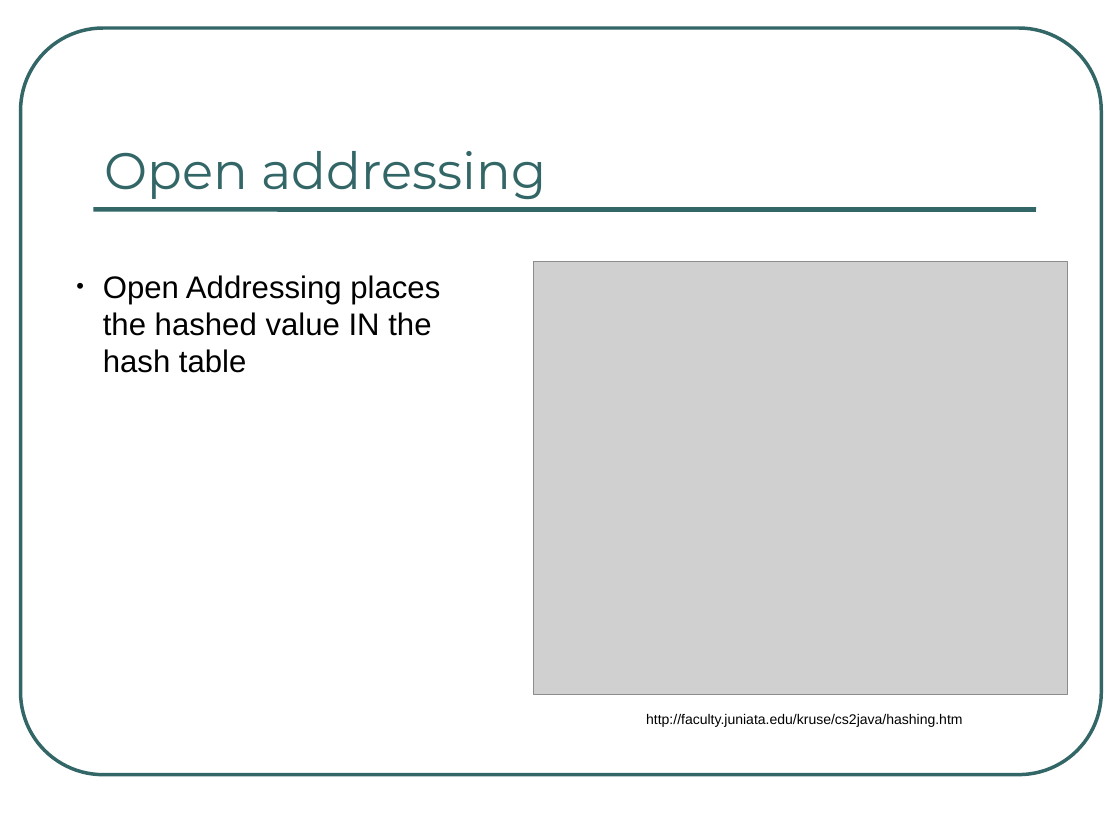
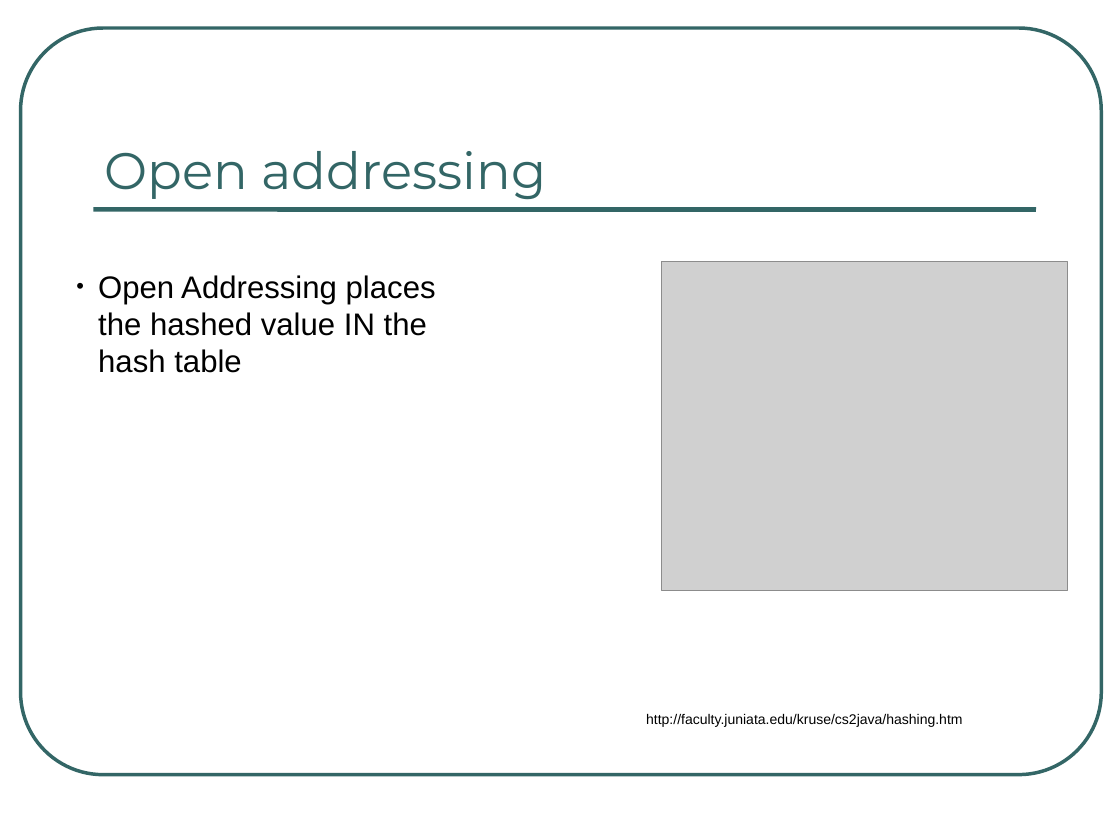
Before and after one commit to rugbyprof/3013-Algorithms, a slide deck: slide 13 of Lectures/L09/Hashing.ppt. Drawn at 1120x840 pixels with LibreOffice and Linux fonts; fonts in the diff are those of the drawing; grey boxes stand for pictures. Boxes give left, top, right and bottom in pixels: in the first picture for what was removed or moved away, otherwise in the second. Text is boxed around its words. In the diff, an @@ line names an element or a change of style, - is before the commit and + after.

```diff
--- a/Lectures/L09/Hashing.ppt
+++ b/Lectures/L09/Hashing.ppt
@@ text "Open Addressing places the hashed ..." at bbox=[98, 275, 436, 373]: indent changed @@
@@ picture: place and size @@
-picture at bbox=[533, 261, 1066, 694]
+picture at bbox=[662, 261, 1067, 590]
```
Also in this commit, not shown: 20 other slides changed.
